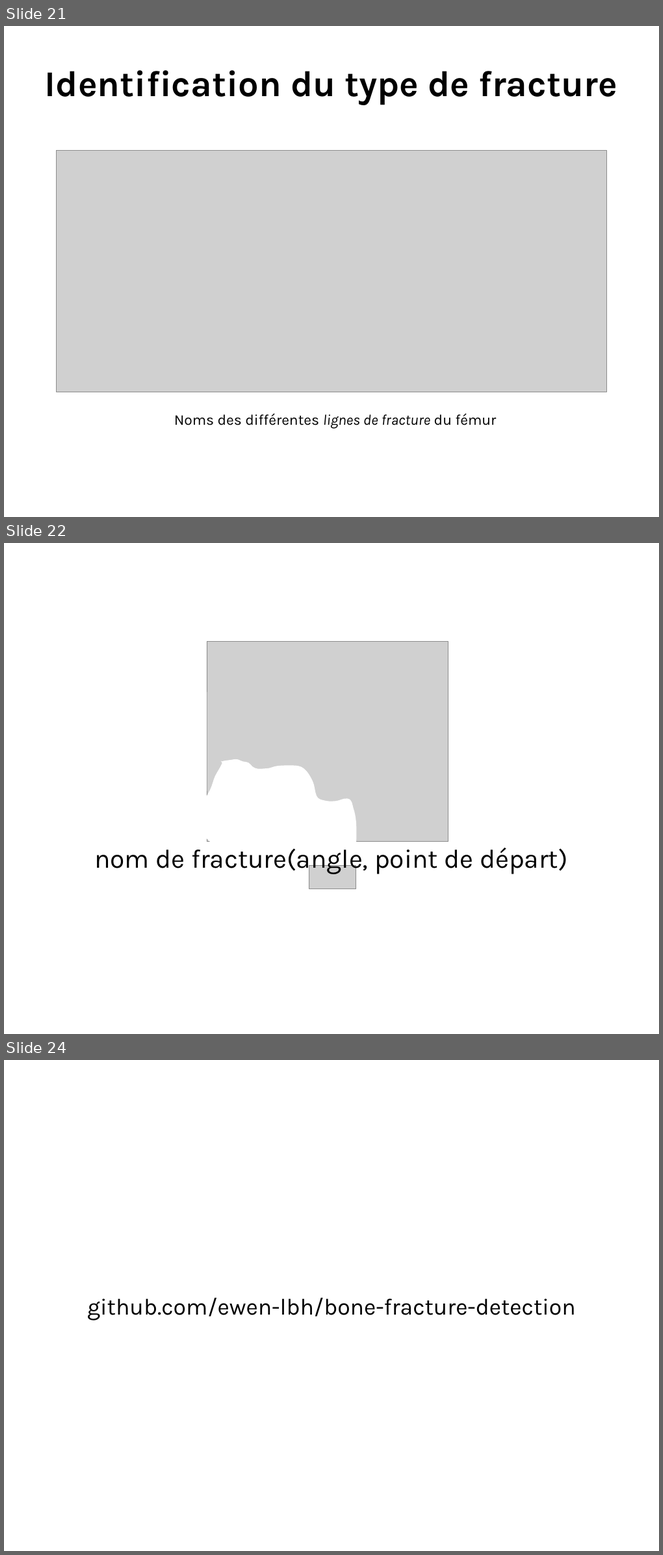
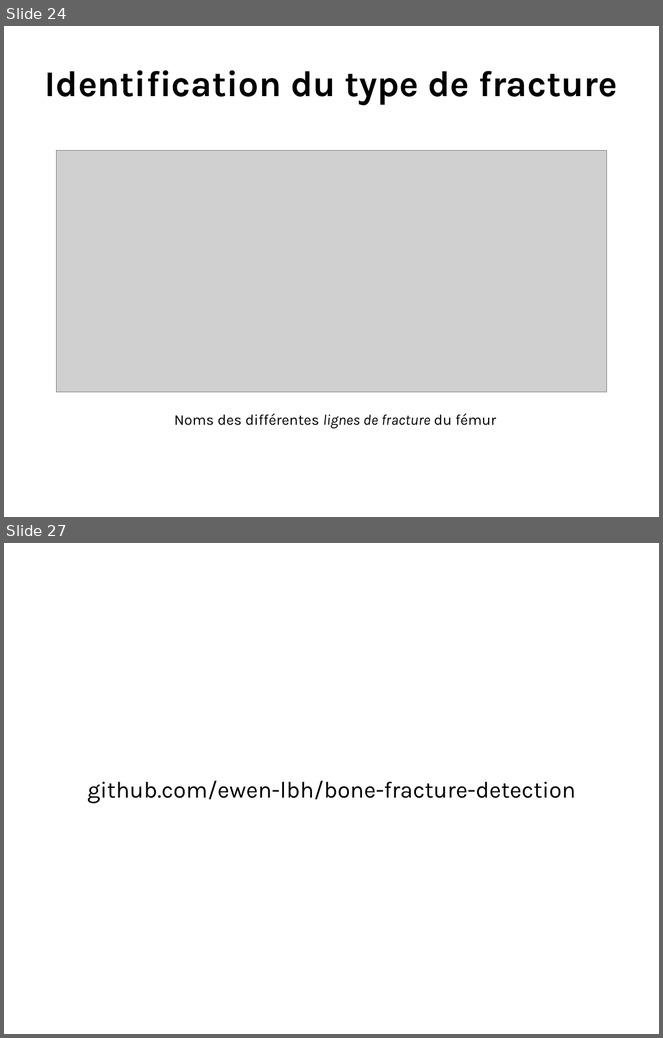
Before and after one commit to ewen-lbh/bone-fracture-detection, a slide deck: slides/mpsi/slides.odp. Shown one above the other, each under a label of ours: slides 21, 22 and 24 before the commit, slides 24 and 27 after it; the slides between them are not shown. The pictures are 663x1555 and 663x1038 pixels, drawn with LibreOffice and Linux fonts; fonts in the diff are those of the drawing; grey boxes stand for pictures. Boxes give left, top, right and bottom in pixels: in the first picture for what was removed or moved away, otherwise in the second. Text is boxed around its words. In the diff, an @@ line names an element or a change of style, - is before the commit and + after.

```diff
--- a/slides/mpsi/slides.odp
+++ b/slides/mpsi/slides.odp
@@ slide 22 removed at <box>4,543,659,1034</box>, background #FFFFFF @@
@@ picture removed at <box>207,642,449,842</box> @@
@@ freeform shape removed at <box>201,759,356,861</box> @@
@@ text removed at <box>94,848,568,875</box> @@
-nom de fracture(angle, point de départ)
@@ picture removed at <box>310,866,356,889</box> @@
@@ what was slide 21 is now slide 24 @@
@@ what was slide 24 is now slide 27 @@
```
Also in this commit, not shown: 3 slides changed, 5 slides added, 1 other slide removed, 1 other file.
